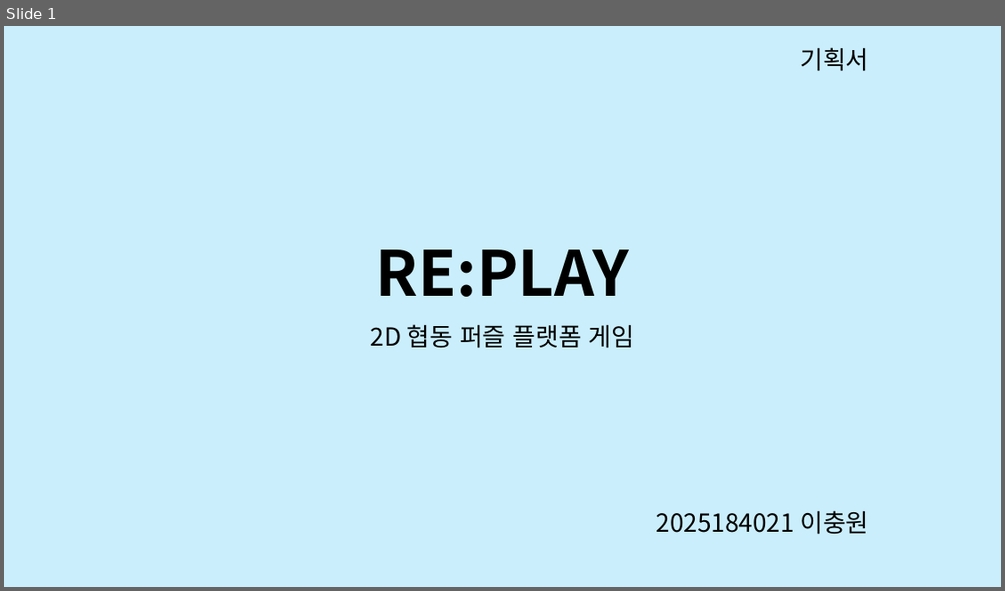
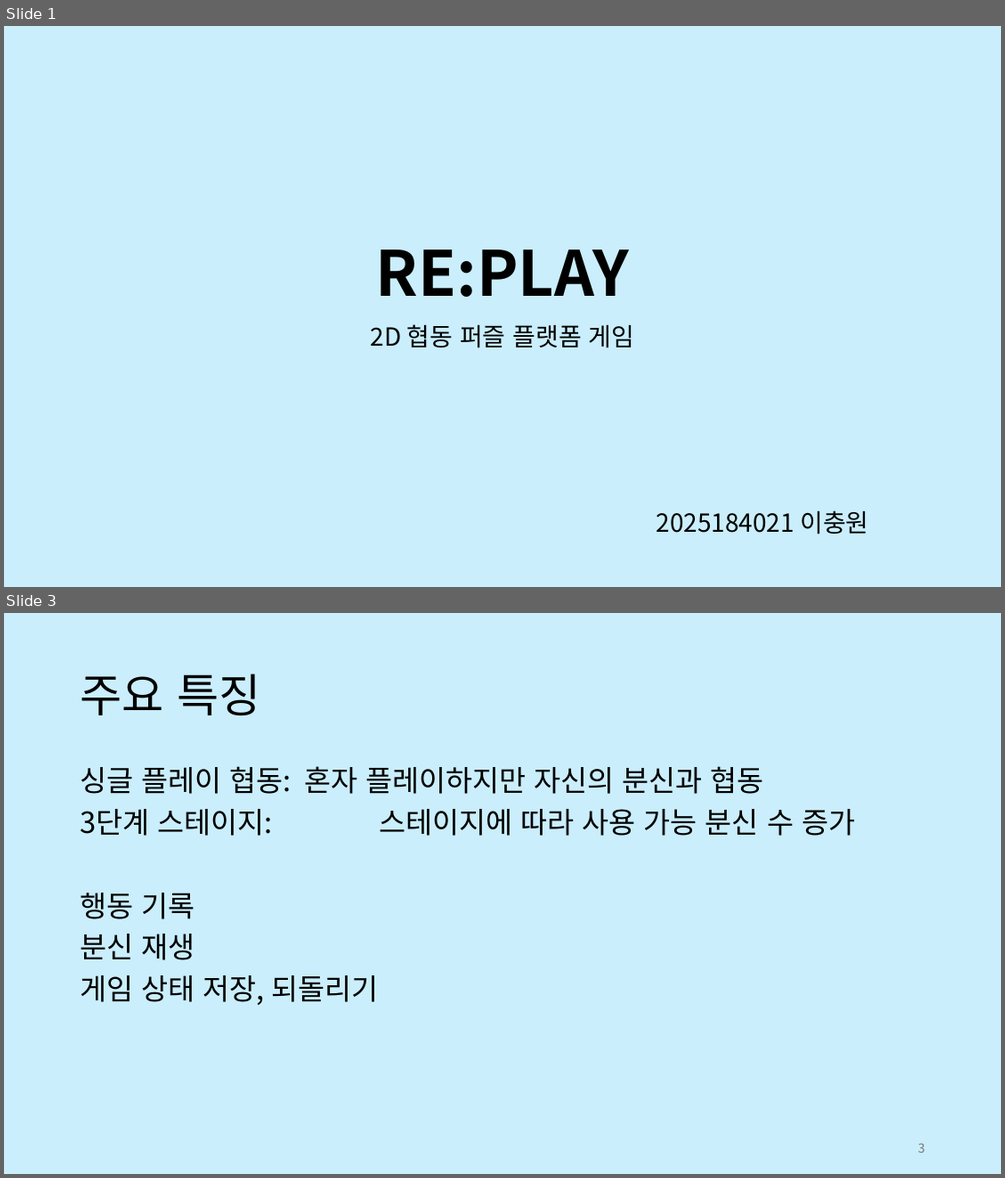
Before and after one commit to aufaks/2DGP_project_26, a slide deck: PR1/기획서.pptx. Shown one above the other, each under a label of ours: slide 1 before the commit, slides 1 and 3 after it; the slides between them are not shown. The pictures are 1005x591 and 1005x1178 pixels, drawn with LibreOffice and Linux fonts; fonts in the diff are those of the drawing. Boxes give left, top, right and bottom in pixels: in the first picture for what was removed or moved away, otherwise in the second. Text is boxed around its words. In the diff, an @@ line names an element or a change of style, - is before the commit and + after.

Commit message:
기획서 작성

```diff
--- a/PR1/기획서.pptx
+++ b/PR1/기획서.pptx
@@ slide 3 added at (x1=4, y1=613, x2=1001, y2=1174), background #CAEEFB @@
@@ title added at (x1=80, y1=674, x2=260, y2=715), 44 pt, text #000000 @@
+주요 특징
@@ text added at (x1=80, y1=766, x2=855, y2=1005), 28 pt, text #000000 @@
+싱글 플레이 협동: 혼자 플레이하지만 자신의 분신과 협동
+3단계 스테이지: 스테이지에 따라 사용 가능 분신 수 증가
+행동 기록
+분신 재생
+게임 상태 저장, 되돌리기
@@ page number added at (x1=918, y1=1143, x2=925, y2=1152), 12 pt, text #797979 @@
+3
@@ slide 1 changed as well @@
@@ text removed at (x1=800, y1=47, x2=868, y2=71) @@
-기획서
```
Also in this commit, not shown: 12 other slides added, 2 slides removed, 1 other file.
